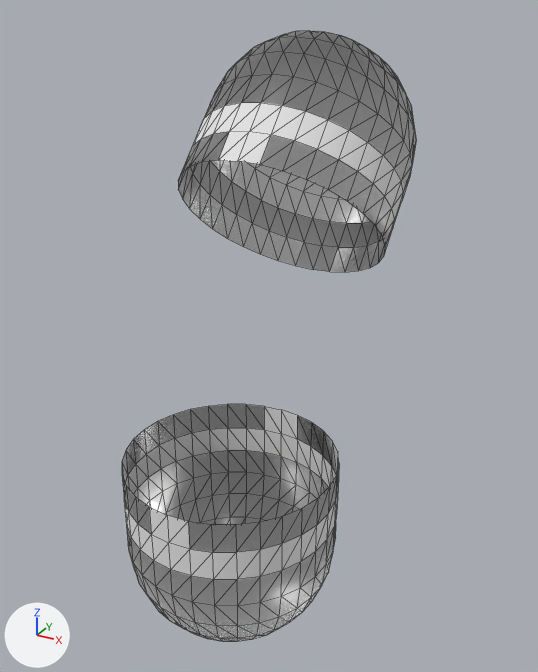
The glTF model public/Capsule.glb: old version first, new version second.
Before and after are seen from a 50 mm camera at (0.315, -0.5, 0.38) aimed at (-0.002, 0.077, 0.092). The lights are fixed; the arrows at lower left show +X, +Y and +Z. Mesh edges are drawn as thin lines. Where no turn or scale is listed for an object, it has been applied to the vertices. Vertices at the same position are counted once.

The first picture shows 'SphereBot', 'SphereTop'.
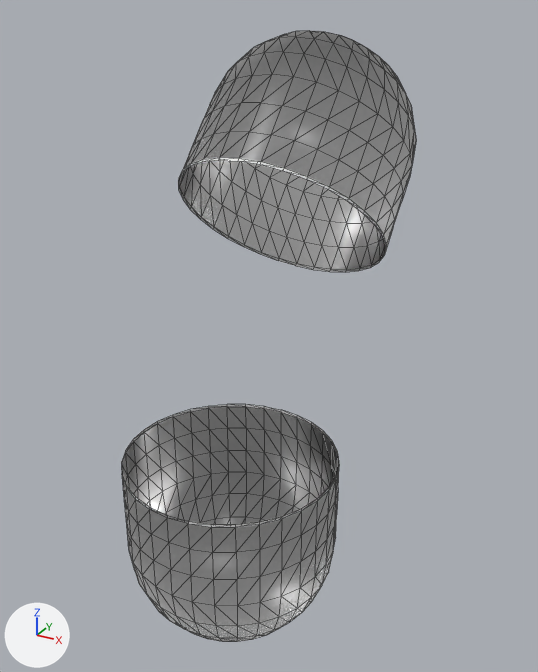
Where the change shows, as pixel boxes [x1, y1, x2, y2] in the pictures (538 x 672 px):
part 1 of me_sphere, built on
    both: [178, 131, 394, 272]
part 2 of me_sphere_001, built on
    both: [122, 404, 339, 553]

The change, as a list of edits to the scene's bpy script:
```text
Add mat_material:
    mat_material = principled_material('Material')
    mat_material.base_color = (0.8, 0.8, 0.8)  # white #e7e7e7
Change me_sphere:
    used by ob_spheretop; location = (0.0, 0.094, 0.2)
    remove me_sphere.from_pydata(...)  # 289 vertices, 544 faces; spans x -0.1..0.1, y -0.074..0.157, z -0.068..0.163
    add me_sphere.from_pydata(...)  # 321 vertices, 608 faces; spans x -0.1..0.1, y -0.074..0.157, z -0.068..0.163
    me_sphere part 1
    64 faces are deleted
    26 vertices are added at x -0.1..0.1, y -0.072..0.076, z -0.065..0.07
    6 new vertices lie (0.0, -0.018, -0.019) away from vertices in x -0.098..0.098, y 0.034..0.092, z -0.045..0.008
    68 new faces join them, mat_glass (white #e7e7e7)
    60 new faces join them, mat_material (white #e7e7e7)
    remove me_sphere.materials.append(mat_plastic2)  # white #e7e7e7
    add me_sphere.materials.append(mat_material)  # white #e7e7e7
Change me_sphere_001:
    used by ob_spherebot; location = (0.0, 0.0, 0.0)
    remove me_sphere_001.from_pydata(...)  # 289 vertices, 544 faces; spans x -0.1..0.1, y -0.1..0.1, z -0.185..0.0
    add me_sphere_001.from_pydata(...)  # 321 vertices, 608 faces; spans x -0.1..0.1, y -0.1..0.1, z -0.185..0.0
    me_sphere_001 part 2
    64 faces are deleted
    32 new vertices lie (0.0, 0.0, 0.025) away from vertices in x -0.1..0.1, y -0.1..0.1, z -0.028
    68 new faces join them, mat_glass_001 (white #e7e7e7)
    60 new faces join them, mat_material (white #e7e7e7)
    remove me_sphere_001.materials.append(mat_plastic2_001)  # white #e7e7e7
    add me_sphere_001.materials.append(mat_material)  # white #e7e7e7
```
